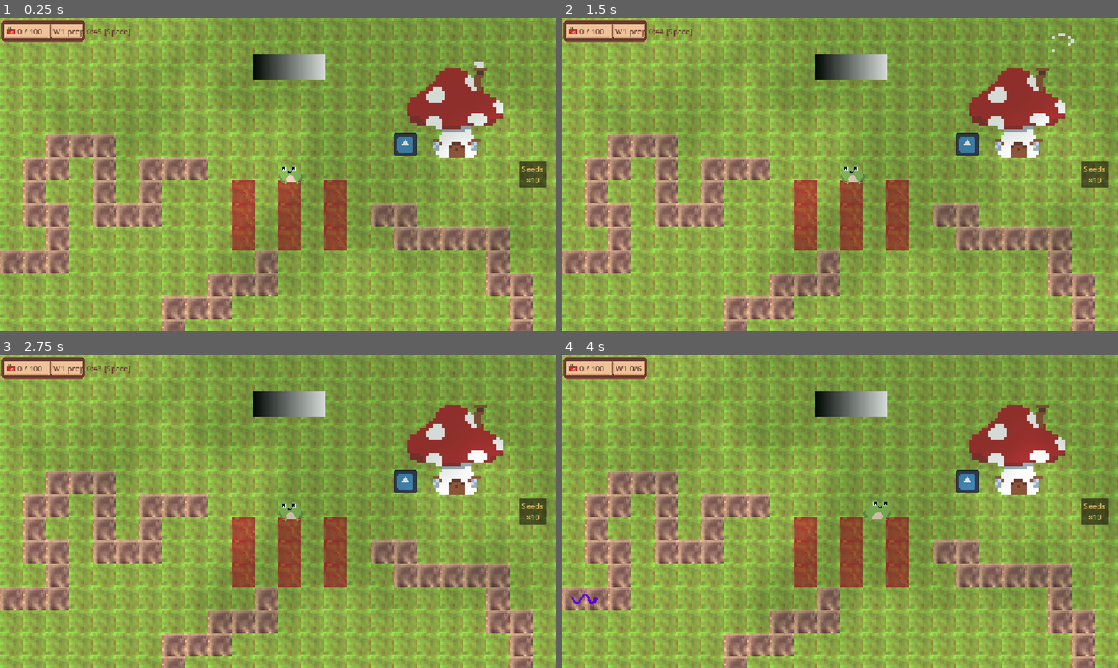
Above: before the commit, frames 1-4 (two rows, left to right).
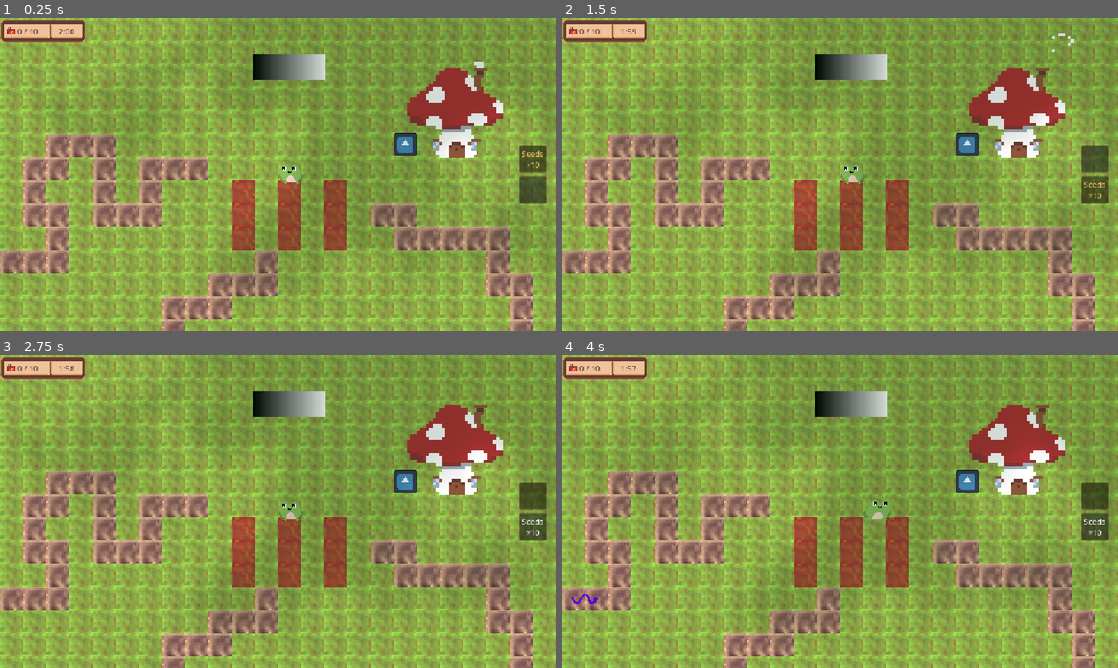
Above: after the commit, the same moments.

Repository: KennySchank/tomato-jam-26
Game: Godot game, scene res://scenes/main.tscn
Same seed, same stepped clock (60 frames per second), same inputs: the game is played once before the commit and once after it. The engine's default icon, where the game draws it, is replaced by a stand-in: a white triangle on a blue panel in a dark square.
Inputs (mouse positions are in pixels of both pictures, inside the frame that each line leads up to):
- Up to frame 1 (0.25 s): no input
- Up to frame 2 (1.5 s): click "Seeds ×10" at 0.5 s; click (1095, 190) at 1.27 s
- Up to frame 3 (2.75 s): click (533, 495) at 2.02 s
- Up to frame 4 (4 s): click "Seeds ×10" at 2.75 s; tap Enter (ui_accept) at 3.5, 3.77 s; move the mouse to (962, 495) at 3.52 s; hold Right (move_right) from 3.53 s (still down); tap 1 at 3.6 s; click (962, 495) at 3.67 s

The runs differ from the first frame. In frame 1, 0.8% of the frame differs, in the area x 6-99%, y 3-60%; in frame 2, 0.8%; in frame 3, 0.8%; in frame 4, 0.7%.

Commit message:
Round end situation

Diff:
--- /dev/null
+++ b/scenes/game_over.tscn
@@ -0,0 +1,54 @@
+[gd_scene format=3 uid="uid://dajfik8rdxa4p"]
+
+[ext_resource type="Texture2D" uid="uid://cts3baud7hwoo" path="res://assets/Altertop.png" id="1_bg"]
+[ext_resource type="Script" path="res://scripts/game_over.gd" id="2_go_script"]
+
+[sub_resource type="RectangleShape2D" id="RectangleShape2D_go"]
+size = Vector2(737, 571)
+
+[node name="GameOver" type="StaticBody2D"]
+process_mode = 3
+script = ExtResource("2_go_script")
+
+[node name="Sprite2D" type="Sprite2D" parent="."]
+position = Vector2(370.33334, 287.5)
+scale = Vector2(5.7395835, 5.7395835)
+texture = ExtResource("1_bg")
+modulate = Color(0.55, 0.35, 0.35, 1)
+
+[node name="CollisionShape2D" type="CollisionShape2D" parent="."]
+position = Vector2(366.5, 280.5)
+shape = SubResource("RectangleShape2D_go")
+
+[node name="Title" type="Label" parent="."]
+offset_left = 120.0
+offset_top = 200.0
+offset_right = 620.0
+offset_bottom = 260.0
+theme_override_colors/font_color = Color(0.98, 0.32, 0.32, 1)
+theme_override_font_sizes/font_size = 44
+text = "You Died"
+horizontal_alignment = 1
+vertical_alignment = 1
+
+[node name="TotalCollected" type="Label" parent="."]
+offset_left = 120.0
+offset_top = 300.0
+offset_right = 620.0
+offset_bottom = 360.0
+theme_override_colors/font_color = Color(0.95, 0.79, 0.41, 1)
+theme_override_font_sizes/font_size = 28
+text = "Tomatoes collected: 0"
+horizontal_alignment = 1
+vertical_alignment = 1
+
+[node name="Prompt" type="Label" parent="."]
+offset_left = 120.0
+offset_top = 500.0
+offset_right = 620.0
+offset_bottom = 540.0
+theme_override_colors/font_color = Color(0.86, 0.9, 0.94, 0.85)
+theme_override_font_sizes/font_size = 18
+text = "The gods have taken their tribute."
+horizontal_alignment = 1
+vertical_alignment = 1
--- a/scenes/main.tscn
+++ b/scenes/main.tscn
@@ -16,6 +16,8 @@
 [ext_resource type="Script" path="res://scripts/wave_definition.gd" id="14_wave_def"]
 [ext_resource type="PackedScene" uid="uid://c7nrcu1lnd7wb" path="res://scenes/enemy.tscn" id="15_enemy"]
 [ext_resource type="PackedScene" uid="uid://t52lkh3pd8eb" path="res://scenes/enemies/enemy_raccoon.tscn" id="16_raccoon"]
+[ext_resource type="PackedScene" uid="uid://bx5dmihvw0rvt" path="res://scenes/round_end.tscn" id="17_round_end"]
+[ext_resource type="PackedScene" uid="uid://d0game0over0scn" path="res://scenes/game_over.tscn" id="18_game_over"]
 
 [sub_resource type="TileSetAtlasSource" id="TileSetAtlasSource_tbgi4"]
 texture = ExtResource("2_jyhfs")
@@ -122,6 +124,11 @@
 script = ExtResource("13_wave_mgr")
 waves = Array[Resource]([SubResource("Wave_1"), SubResource("Wave_2"), SubResource("Wave_3")])
 endless_mode = true
+harvest_time_limit = 120.0
+
+[node name="RoundEnd" parent="." instance=ExtResource("17_round_end")]
+
+[node name="GameOver" parent="." instance=ExtResource("18_game_over")]
 
 [connection signal="opened" from="Chest" to="InventoryUI" method="open_chest"]
 [connection signal="opened" from="Altar" to="InventoryUI" method="open_altar"]
--- /dev/null
+++ b/scenes/round_end.tscn
@@ -0,0 +1,31 @@
+[gd_scene load_steps=4 format=3 uid="uid://bx5dmihvw0rvt"]
+
+[ext_resource type="Texture2D" uid="uid://cts3baud7hwoo" path="res://assets/Altertop.png" id="1_naec3"]
+[ext_resource type="Script" path="res://scripts/round_end.gd" id="2_round_end"]
+
+[sub_resource type="RectangleShape2D" id="RectangleShape2D_s1bhj"]
+size = Vector2(737, 571)
+
+[node name="RoundEnd" type="StaticBody2D" unique_id=1063412795]
+process_mode = 3
+script = ExtResource("2_round_end")
+
+[node name="Sprite2D" type="Sprite2D" parent="." unique_id=1304275248]
+position = Vector2(370.33334, 287.5)
+scale = Vector2(5.7395835, 5.7395835)
+texture = ExtResource("1_naec3")
+
+[node name="CollisionShape2D" type="CollisionShape2D" parent="." unique_id=954498361]
+position = Vector2(366.5, 280.5)
+shape = SubResource("RectangleShape2D_s1bhj")
+
+[node name="Prompt" type="Label" parent="."]
+offset_left = 200.0
+offset_top = 520.0
+offset_right = 540.0
+offset_bottom = 560.0
+theme_override_colors/font_color = Color(0.95, 0.79, 0.41, 1)
+theme_override_font_sizes/font_size = 20
+text = "Click or press any key to continue"
+horizontal_alignment = 1
+vertical_alignment = 1
--- /dev/null
+++ b/scripts/game_over.gd
@@ -0,0 +1,27 @@
+extends StaticBody2D
+
+@onready var title_label: Label = $Title
+@onready var total_label: Label = $TotalCollected
+@onready var prompt: Label = $Prompt
+@onready var collision_shape: CollisionShape2D = $CollisionShape2D
+
+func _ready() -> void:
+	top_level = true
+	z_index = 200
+	process_mode = Node.PROCESS_MODE_ALWAYS
+	visible = false
+	collision_shape.disabled = true
+
+## Pauses gameplay and displays the game over overlay with the run's cumulative
+## tomato tally. This screen cannot be dismissed; the run is over.
+func show_game_over(total_tomatoes: int) -> void:
+	total_label.text = "Tomatoes collected: %d" % total_tomatoes
+	_center_in_viewport()
+	visible = true
+	# Keep collisions off - this is UI, not a physics obstacle.
+	collision_shape.disabled = true
+	get_tree().paused = true
+
+func _center_in_viewport() -> void:
+	var viewport_size := get_viewport_rect().size
+	global_position = viewport_size * 0.5 - Vector2(370.0, 287.0)
--- a/scripts/game_state.gd
+++ b/scripts/game_state.gd
@@ -3,19 +3,22 @@
 signal inventory_changed
 signal tomato_count_changed(count: int, goal: int)
 
-const FROG_CAPACITY := 1
+const FROG_CAPACITY := 2
 const CHEST_CAPACITY := 24
 const ALTAR_CAPACITY := 12
 const SEED_ITEM_ID := "tomato_seed"
 const FRUIT_ITEM_ID := "tomato"
 const CHEST_ITEM_ID := "godot_logo"
 
-@export var tomato_goal: int = 100
+@export var tomato_goal: int = 10
 
 var frog_inventory: Array[Dictionary] = []
 var chest_inventory: Array[Dictionary] = []
 var altar_inventory: Array[Dictionary] = []
 var tomato_count: int = 0
+var total_tomatoes_deposited: int = 0
+
+var _last_altar_tomato_count: int = 0
 
 func _ready() -> void:
 	reset_run()
@@ -32,15 +35,29 @@
 		altar_inventory.append({})
 	frog_inventory[0] = {"id": SEED_ITEM_ID, "quantity": 10}
 	chest_inventory[0] = {"id": CHEST_ITEM_ID, "quantity": 1}
+	total_tomatoes_deposited = 0
+	_last_altar_tomato_count = 0
 	_recount_tomatoes()
 	inventory_changed.emit()
 	tomato_count_changed.emit(tomato_count, tomato_goal)
+
+## Clear the altar between rounds without disturbing the cumulative tally.
+func reset_altar_for_new_round() -> void:
+	for index in altar_inventory.size():
+		altar_inventory[index] = {}
+	_last_altar_tomato_count = 0
+	_recount_tomatoes()
+	inventory_changed.emit()
 
 func _recount_tomatoes() -> void:
 	var total := 0
 	for item: Dictionary in altar_inventory:
 		if not item.is_empty() and item.get("id") == FRUIT_ITEM_ID:
 			total += int(item.get("quantity", 0))
+	var delta: int = total - _last_altar_tomato_count
+	if delta > 0:
+		total_tomatoes_deposited += delta
+	_last_altar_tomato_count = total
 	tomato_count = total
 	tomato_count_changed.emit(tomato_count, tomato_goal)
 
--- a/scripts/hud.gd
+++ b/scripts/hud.gd
@@ -5,6 +5,7 @@
 @onready var game_state: Node = get_node("/root/GameState")
 
 var _wave_manager: WaveManager
+var _run_ended: bool = false
 
 
 func _ready() -> void:
@@ -16,13 +17,9 @@
 ## Called by main.gd after the WaveManager is present in the tree.
 func bind_wave_manager(wave_manager: WaveManager) -> void:
 	_wave_manager = wave_manager
-	wave_manager.prep_phase_started.connect(_on_prep_phase_started)
-	wave_manager.prep_time_changed.connect(_on_prep_time_changed)
-	wave_manager.wave_started.connect(_on_wave_started)
-	wave_manager.wave_progress_changed.connect(_on_wave_progress_changed)
-	wave_manager.all_waves_completed.connect(_on_all_waves_completed)
-	wave_manager.game_won.connect(_on_game_won)
+	wave_manager.harvest_time_changed.connect(_on_harvest_time_changed)
 	wave_manager.game_lost.connect(_on_game_lost)
+	_on_harvest_time_changed(wave_manager.harvest_time_limit)
 
 
 func _on_tomato_count_changed(count: int, goal: int) -> void:
@@ -33,41 +30,15 @@
 	tomato_count_label.text = "%d / %d" % [count, goal]
 
 
-func _on_prep_phase_started(wave_index: int, prep_time: float) -> void:
-	_set_timer_text("W%d prep %s [Space]" % [wave_index + 1, _format_seconds(prep_time)])
-
-
-func _on_prep_time_changed(seconds_remaining: float) -> void:
-	if _wave_manager == null:
+func _on_harvest_time_changed(seconds_remaining: float) -> void:
+	if _run_ended:
 		return
-	_set_timer_text("W%d prep %s [Space]" % [_wave_manager.current_wave_index + 1, _format_seconds(seconds_remaining)])
-
-
-func _on_wave_started(wave_index: int, total_enemies: int) -> void:
-	_set_timer_text("W%d 0/%d" % [wave_index + 1, total_enemies])
-
-
-func _on_wave_progress_changed(spawned: int, alive: int, total: int) -> void:
-	if _wave_manager == null:
-		return
-	var defeated: int = spawned - alive
-	_set_timer_text("W%d %d/%d" % [_wave_manager.current_wave_index + 1, defeated, total])
-
-
-func _on_all_waves_completed() -> void:
-	_set_timer_text("Cleared!")
-
-
-func _on_game_won() -> void:
-	_set_timer_text("You Win!")
+	timer_label.text = _format_seconds(seconds_remaining)
 
 
 func _on_game_lost() -> void:
-	_set_timer_text("Defeated")
-
-
-func _set_timer_text(value: String) -> void:
-	timer_label.text = value
+	_run_ended = true
+	timer_label.text = "Defeated"
 
 
 func _format_seconds(seconds: float) -> String:
--- a/scripts/main.gd
+++ b/scripts/main.gd
@@ -41,6 +41,10 @@
 @onready var inventory_ui: CanvasLayer = $InventoryUI
 @onready var wave_manager: WaveManager = $WaveManager
 @onready var hud: Node = $HUD
+@onready var round_end: StaticBody2D = $RoundEnd
+@onready var game_over: StaticBody2D = $GameOver
+
+var _round_end_shown: bool = false
 
 func _ready() -> void:
 	var start_cell := map.local_to_map(map.to_local(PLOT_CENTER))
@@ -51,7 +55,10 @@
 	brown_soil_count = _count_brown_soil_tiles()
 	wave_manager.spawn_requested.connect(_on_wave_spawn_requested)
 	wave_manager.wave_ended.connect(_on_wave_ended)
+	wave_manager.harvest_time_expired.connect(_on_harvest_time_expired)
+	wave_manager.game_lost.connect(_on_game_lost)
 	game_state.tomato_count_changed.connect(_on_tomato_count_changed)
+	round_end.closed.connect(_on_round_end_closed)
 	if hud.has_method("bind_wave_manager"):
 		hud.bind_wave_manager(wave_manager)
 	queue_redraw()
@@ -67,9 +74,24 @@
 	if leftover > 0:
 		push_warning("Wave reward overflow: %d seeds could not be stored." % leftover)
 
+func _on_harvest_time_expired() -> void:
+	if game_state.tomato_count < game_state.tomato_goal:
+		wave_manager.trigger_loss()
+
 func _on_tomato_count_changed(count: int, goal: int) -> void:
-	if count >= goal:
-		wave_manager.trigger_win()
+	if count >= goal and not _round_end_shown:
+		_round_end_shown = true
+		round_end.show_round_end()
+
+func _on_round_end_closed() -> void:
+	# Endless mode: reset the altar and restart the harvest countdown so the
+	# player has a fresh deadline for the next tribute cycle.
+	game_state.reset_altar_for_new_round()
+	wave_manager.restart_harvest_timer()
+	_round_end_shown = false
+
+func _on_game_lost() -> void:
+	game_over.show_game_over(game_state.total_tomatoes_deposited)
 
 func _count_brown_soil_tiles() -> int:
 	var count := 0
@@ -384,6 +406,7 @@
 		return true
 	if not game_state.add_frog_item(game_state.FRUIT_ITEM_ID):
 		return true
+	game_state.add_chest_item(game_state.SEED_ITEM_ID, 1)
 	planted_tiles.erase(tile)
 	plant.queue_free()
 	return true
--- /dev/null
+++ b/scripts/round_end.gd
@@ -0,0 +1,44 @@
+extends StaticBody2D
+
+signal closed
+
+@onready var prompt: Label = $Prompt
+@onready var collision_shape: CollisionShape2D = $CollisionShape2D
+
+func _ready() -> void:
+	# Keep this overlay above world content and drive its own transform so the
+	# camera/parent don't shift it.
+	top_level = true
+	z_index = 100
+	process_mode = Node.PROCESS_MODE_ALWAYS
+	visible = false
+	collision_shape.disabled = true
+
+## Pauses gameplay and shows the round-end overlay centered in the viewport.
+func show_round_end() -> void:
+	_center_in_viewport()
+	visible = true
+	collision_shape.disabled = true
+	get_tree().paused = true
+
+func _center_in_viewport() -> void:
+	var viewport_size := get_viewport_rect().size
+	# The scene's sprite/collision are authored offset from the root; anchor the
+	# root to the viewport center so the sprite sits roughly in the middle.
+	global_position = viewport_size * 0.5 - Vector2(370.0, 287.0)
+
+func _unhandled_input(event: InputEvent) -> void:
+	if not visible:
+		return
+	if event is InputEventMouseButton and event.pressed:
+		_close()
+		get_viewport().set_input_as_handled()
+	elif event is InputEventKey and event.pressed and not event.echo:
+		_close()
+		get_viewport().set_input_as_handled()
+
+func _close() -> void:
+	visible = false
+	collision_shape.disabled = true
+	get_tree().paused = false
+	closed.emit()
--- a/scripts/wave_manager.gd
+++ b/scripts/wave_manager.gd
@@ -10,6 +10,8 @@
 signal game_lost
 signal game_won
 signal spawn_requested(enemy_scene: PackedScene)
+signal harvest_time_changed(seconds_remaining: float)
+signal harvest_time_expired
 
 enum Phase { IDLE, PREPARING, ACTIVE, COMPLETED, LOST }
 
@@ -21,6 +23,10 @@
 @export var auto_start: bool = true
 ## Input action pressed during prep to skip straight to the wave.
 @export var skip_prep_action: StringName = &"ui_accept"
+
+@export_group("Harvest Deadline")
+## Seconds the player has to reach the tomato goal. Expiry triggers a loss.
+@export_range(0.0, 3600.0, 1.0) var harvest_time_limit: float = 120.0
 
 @export_group("Endless Mode")
 ## After the authored waves complete, keep spawning procedurally scaled waves.
@@ -43,8 +49,11 @@
 var _prep_time_remaining: float = 0.0
 var _spawn_cooldown: float = 0.0
 var _enemies_spawned: int = 0
+var _harvest_time_remaining: float = 0.0
 
 func _ready() -> void:
+	_harvest_time_remaining = harvest_time_limit
+	harvest_time_changed.emit(_harvest_time_remaining)
 	if auto_start:
 		start_next_wave_prep.call_deferred()
 
@@ -82,6 +91,12 @@
 	phase = Phase.COMPLETED
 	game_won.emit()
 
+## Restart the harvest countdown from its full limit. Used between rounds so the
+## player has a fresh deadline for the next tomato quota.
+func restart_harvest_timer() -> void:
+	_harvest_time_remaining = harvest_time_limit
+	harvest_time_changed.emit(_harvest_time_remaining)
+
 func _unhandled_input(event: InputEvent) -> void:
 	if phase != Phase.PREPARING:
 		return
@@ -89,11 +104,22 @@
 		skip_prep()
 
 func _process(delta: float) -> void:
+	_tick_harvest_timer(delta)
 	match phase:
 		Phase.PREPARING:
 			_tick_prep(delta)
 		Phase.ACTIVE:
 			_tick_active(delta)
+
+func _tick_harvest_timer(delta: float) -> void:
+	if phase == Phase.COMPLETED or phase == Phase.LOST:
+		return
+	if _harvest_time_remaining <= 0.0:
+		return
+	_harvest_time_remaining = maxf(0.0, _harvest_time_remaining - delta)
+	harvest_time_changed.emit(_harvest_time_remaining)
+	if _harvest_time_remaining <= 0.0:
+		harvest_time_expired.emit()
 
 func _tick_prep(delta: float) -> void:
 	_prep_time_remaining = maxf(0.0, _prep_time_remaining - delta)
Binary file added: assets/Altertop.png
Not shown, added: assets/Altertop.png.import
Not shown, added: scripts/game_over.gd.uid
Not shown, added: scripts/round_end.gd.uid
